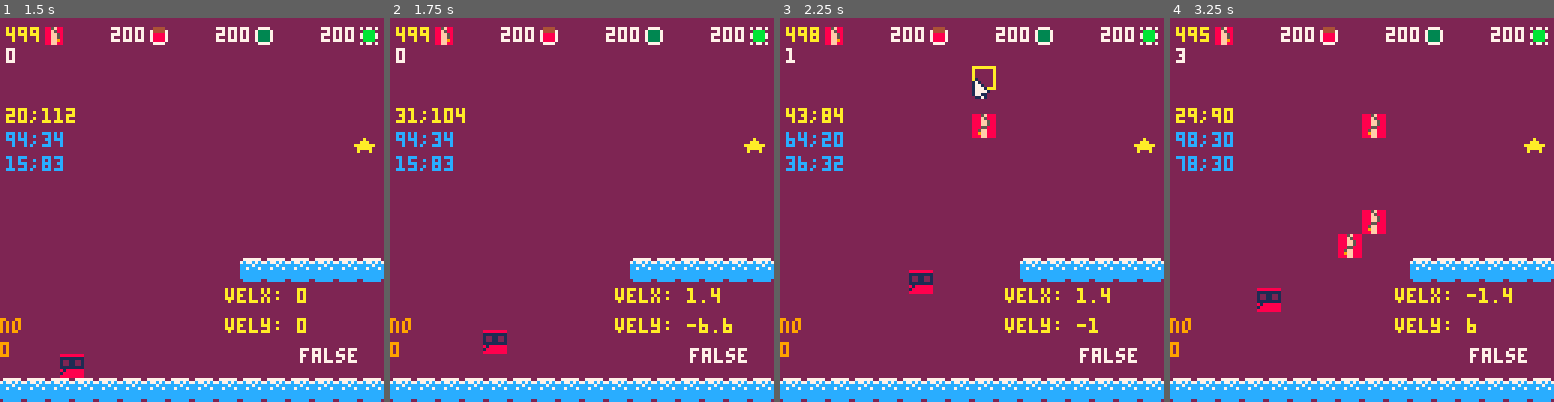
Above: before the commit, frames 1-4 (left to right).
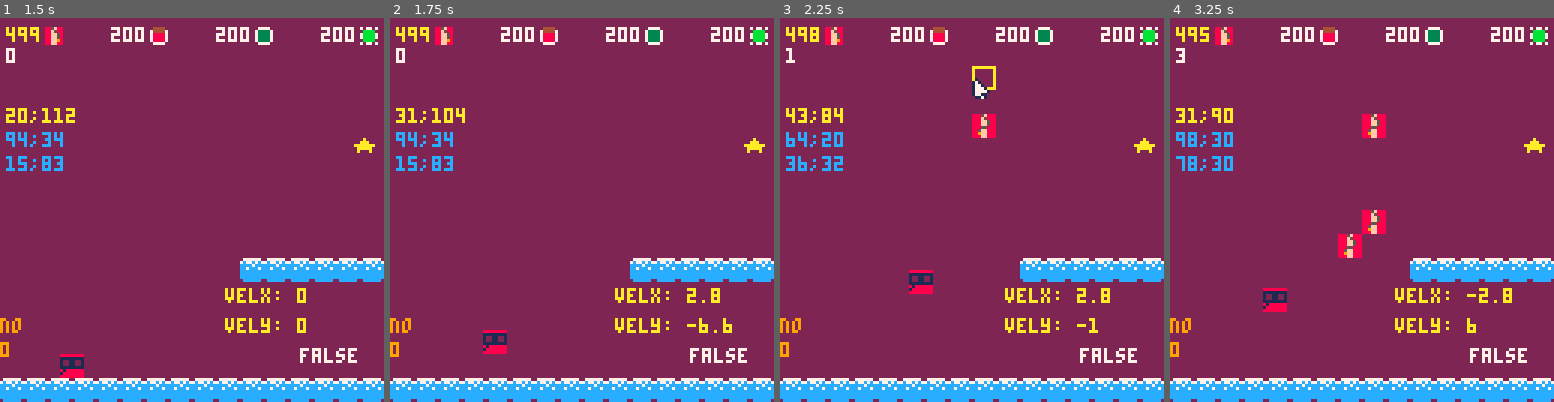
Above: after the commit, the same moments.

Repository: FlavioIero/PlatformMaker
Game: PICO-8 cartridge platformmaker.p8
Same seed, same stepped clock (60 frames per second), same inputs: the game is played once before the commit and once after it.
Inputs (mouse positions are in pixels of both pictures, inside the frame that each line leads up to):
- Up to frame 1 (1.5 s): tap X (X key) at 0.33, 1.07 s; click (280, 121) at 0.67 s; tap O (Z key) at 0.7 s; click (46, 267) at 1.22 s
- Up to frame 2 (1.75 s): hold Right from 1.6 s (still down); tap O (Z key) at 1.7 s
- Up to frame 3 (2.25 s): click (887, 114) at 1.77 s; tap X (X key) at 1.85 s; release Right at 2.1 s; tap O (Z key) at 2.1 s; hold Up from 2.15 s (still down)
- Up to frame 4 (3.25 s): click (1342, 259) at 2.32 s; release Up at 2.42 s; hold Right 2.47-3.03 s; tap O (Z key) at 2.5, 2.9 s; click (1404, 106) at 2.87 s; tap X (X key) at 2.97 s; hold Left from 3.08 s (still down)

Frame 1 is identical in both runs. In frame 2, less than 0.1% of the frame differs, in the area x 77-86%, y 70-75%; in frame 3, less than 0.1%; in frame 4, 0.4%, in the area x 1-89%, y 23-77%.

Commit message:
ground and air friction

Diff:
--- a/platformmaker.p8
+++ b/platformmaker.p8
@@ -198,7 +198,8 @@
  weight = 1.4,
  max_vel_x = 3,
 	accel = 2.7,
-	decel = 1.6, -- decel should be less than accel
+	ground_fric = 1.6, -- should be less than accel
+	air_fric = 0.2,
 	--------------------
 	states = {jump=1,build=2,switch=3},
  x = 0,
@@ -235,7 +236,7 @@
 		elseif self.state == self.states.jump then
 			self:handle_input()
 			self:check_collisions()
-			self:decelerate()
+			self:apply_friction()
 			self:apply_gravity()
 			self:update_anim()
 		elseif self.state == self.states.switch then
@@ -337,11 +338,20 @@
 		end
 	end,
 
-	decelerate = function(self)
-		if self.vel_x > 0 then
-			self.vel_x = max(0,self.vel_x-self.decel)
-		elseif self.vel_x < 0 then
-			self.vel_x = min(0,self.vel_x+self.decel)
+	apply_friction = function(self)
+		local grounded = self:on_ground()
+		if grounded then
+			if self.vel_x > 0 then
+				self.vel_x = max(0,self.vel_x-self.ground_fric)
+			elseif self.vel_x < 0 then
+				self.vel_x = min(0,self.vel_x+self.ground_fric)
+			end
+		else
+			if self.vel_x > 0 then
+				self.vel_x = max(0,self.vel_x-self.air_fric)
+			elseif self.vel_x < 0 then
+				self.vel_x = min(0,self.vel_x+self.air_fric)
+			end
 		end
 	end,
 
